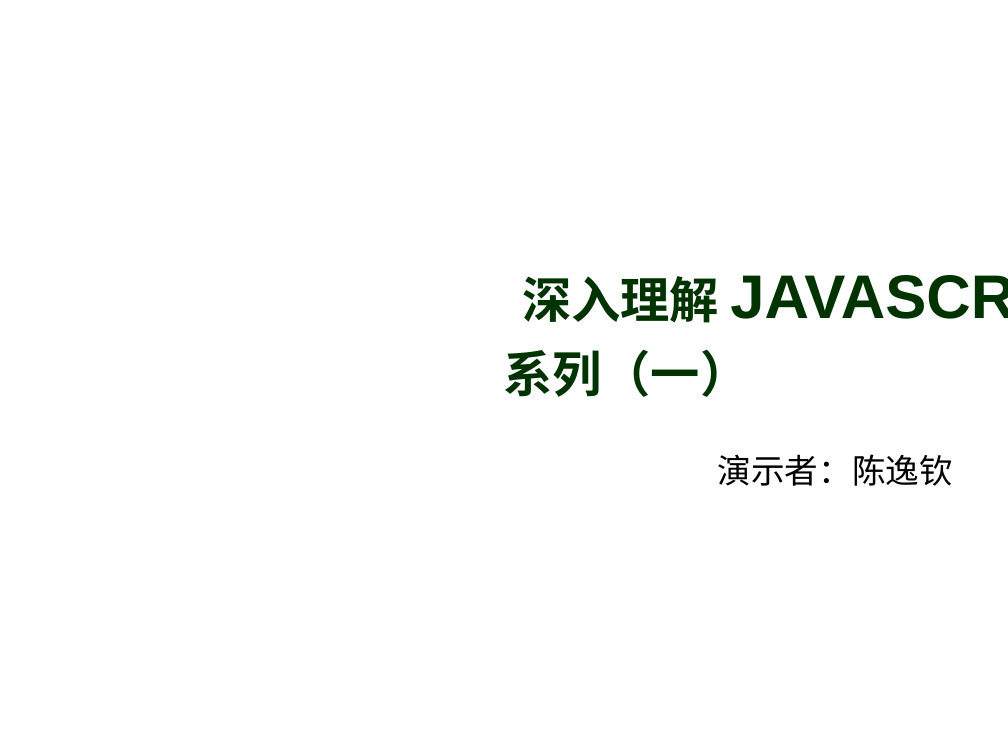
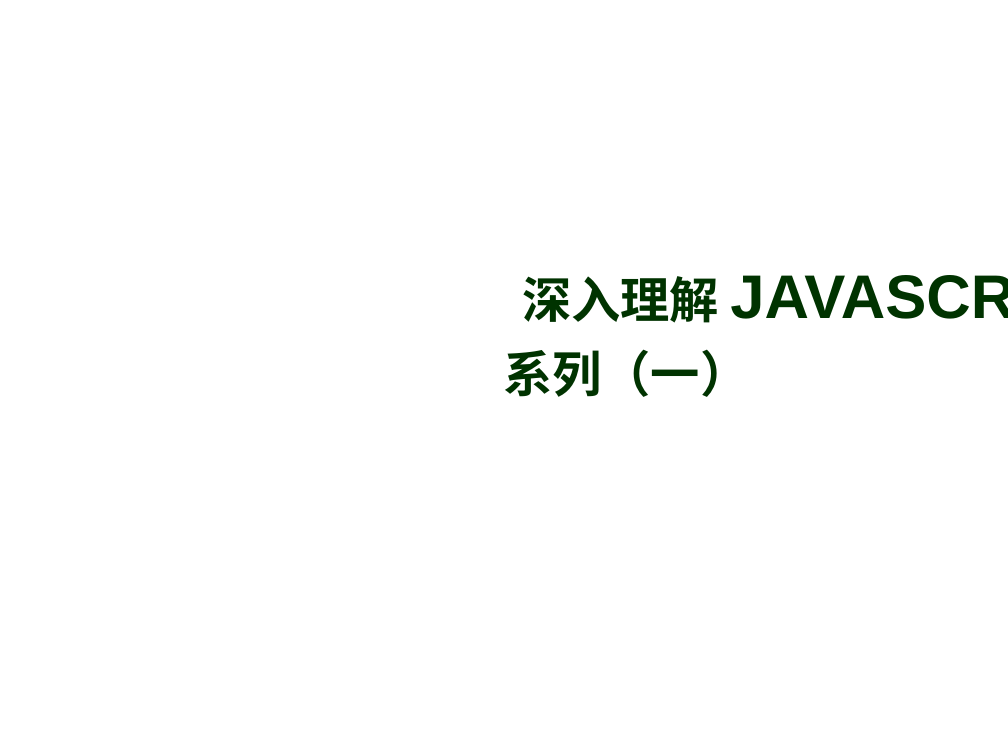
Before and after one commit to future-tech-learning-team/understand-javascript-in-depth, a slide deck: slide 1 of ppt/understand-javascript-in-depth(part 1).pptx. Drawn at 1008x756 pixels with LibreOffice and Linux fonts; fonts in the diff are those of the drawing; background and template pictures are left out. Boxes give left, top, right and bottom in pixels: in the first picture for what was removed or moved away, otherwise in the second. Text is boxed around its words. In the diff, an @@ line names an element or a change of style, - is before the commit and + after.

```diff
--- a/ppt/understand-javascript-in-depth(part 1).pptx
+++ b/ppt/understand-javascript-in-depth(part 1).pptx
@@ subtitle removed at [718, 454, 953, 486] @@
-演示者：陈逸钦
```
Also in this commit, not shown: 1 other file.
